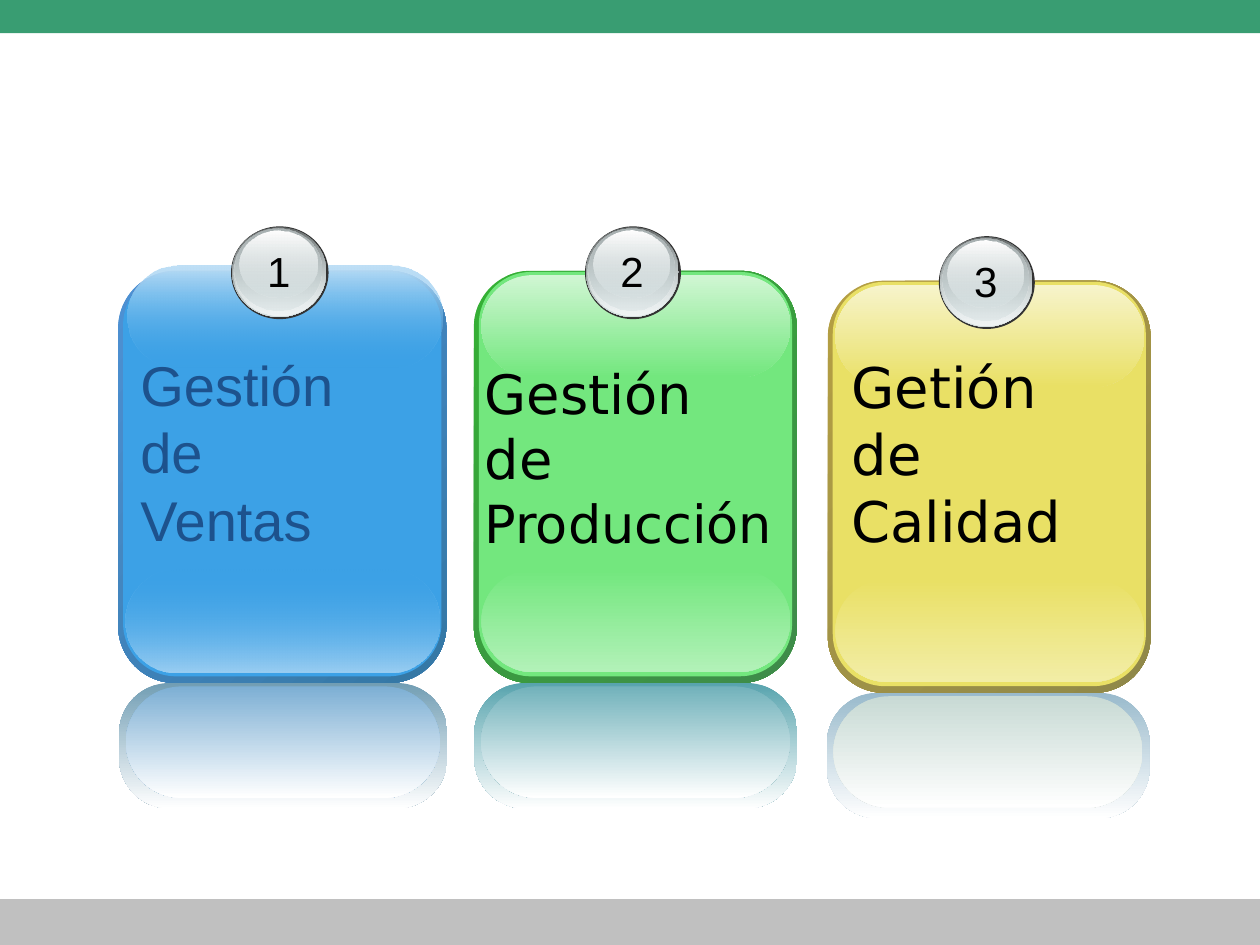
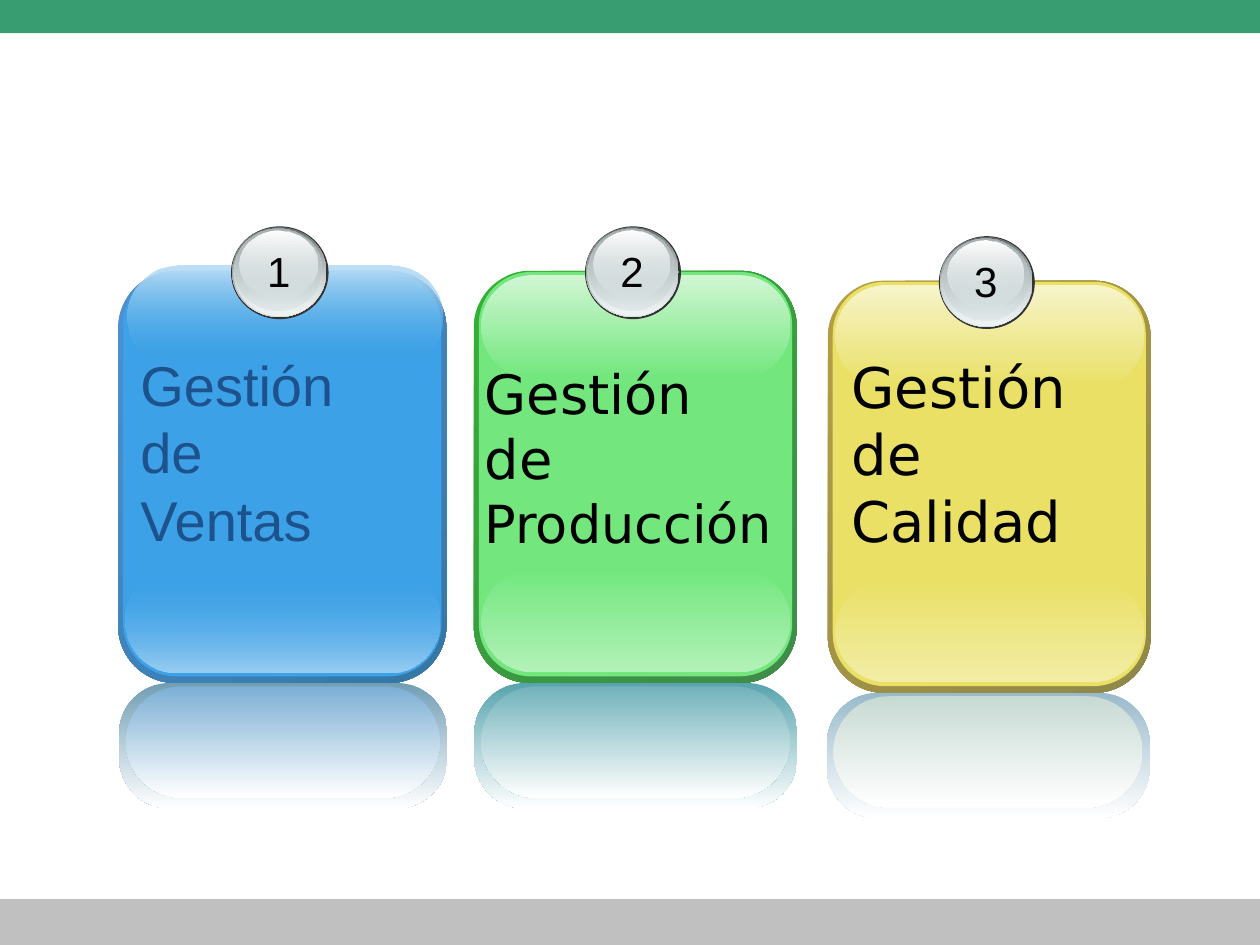
Before and after one commit to NinoMolina/metalurgica, a slide deck: slide 21 of 04_presentaciones/Presentacion Tesis InfoPre-Negocio.pptx. Drawn at 1260x945 pixels with LibreOffice and Linux fonts; fonts in the diff are those of the drawing; background and template pictures are left out. Boxes give left, top, right and bottom in pixels: in the first picture for what was removed or moved away, otherwise in the second. Text is boxed around its words. In the diff, an @@ line names an element or a change of style, - is before the commit and + after.

```diff
--- a/04_presentaciones/Presentacion Tesis InfoPre-Negocio.pptx
+++ b/04_presentaciones/Presentacion Tesis InfoPre-Negocio.pptx
@@ text at bbox=[852, 363, 1066, 409]: text changed @@
-Getión
+Gestión
```
